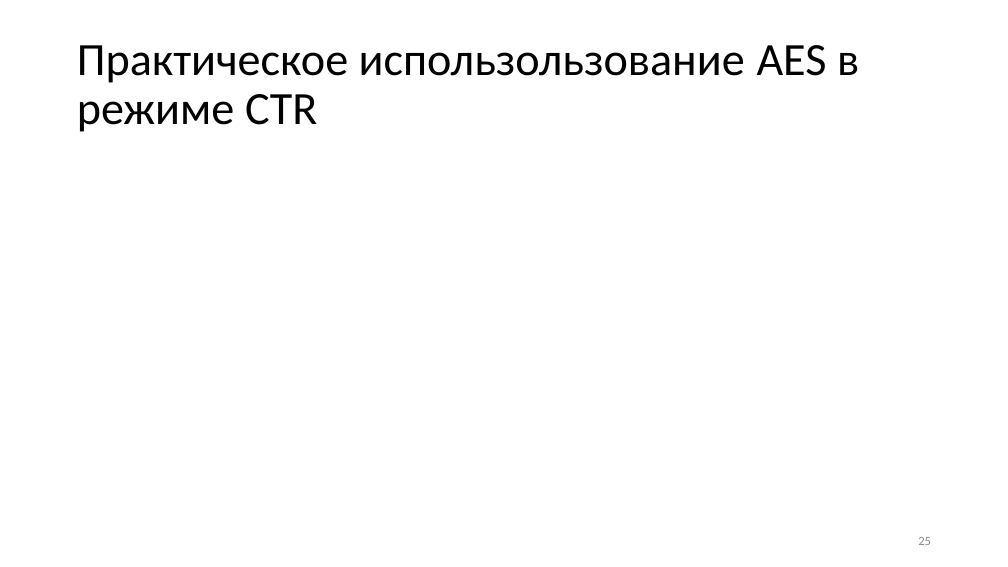
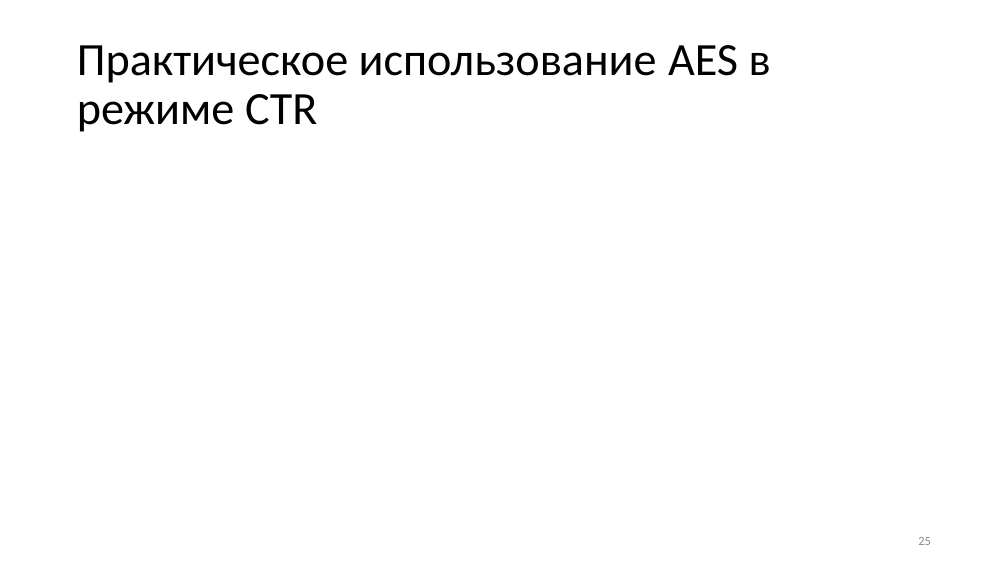
Before and after one commit to GeorgyFirsov-s-forks/CryptoLectures, a slide deck: slide 25 of Lectures/Lecture7.pptx. Drawn at 1008x567 pixels with LibreOffice and Linux fonts; fonts in the diff are those of the drawing; grey boxes stand for pictures. Boxes give left, top, right and bottom in pixels: in the first picture for what was removed or moved away, otherwise in the second. Text is boxed around its words. In the diff, an @@ line names an element or a change of style, - is before the commit and + after.

```diff
--- a/Lectures/Lecture7.pptx
+++ b/Lectures/Lecture7.pptx
@@ title at [77, 45, 771, 132]: text changed @@
-Практическое использользование AES в режиме CTR
+Практическое использование AES в режиме CTR
```
Also in this commit, not shown: 2 other slides changed, 1 other file.
